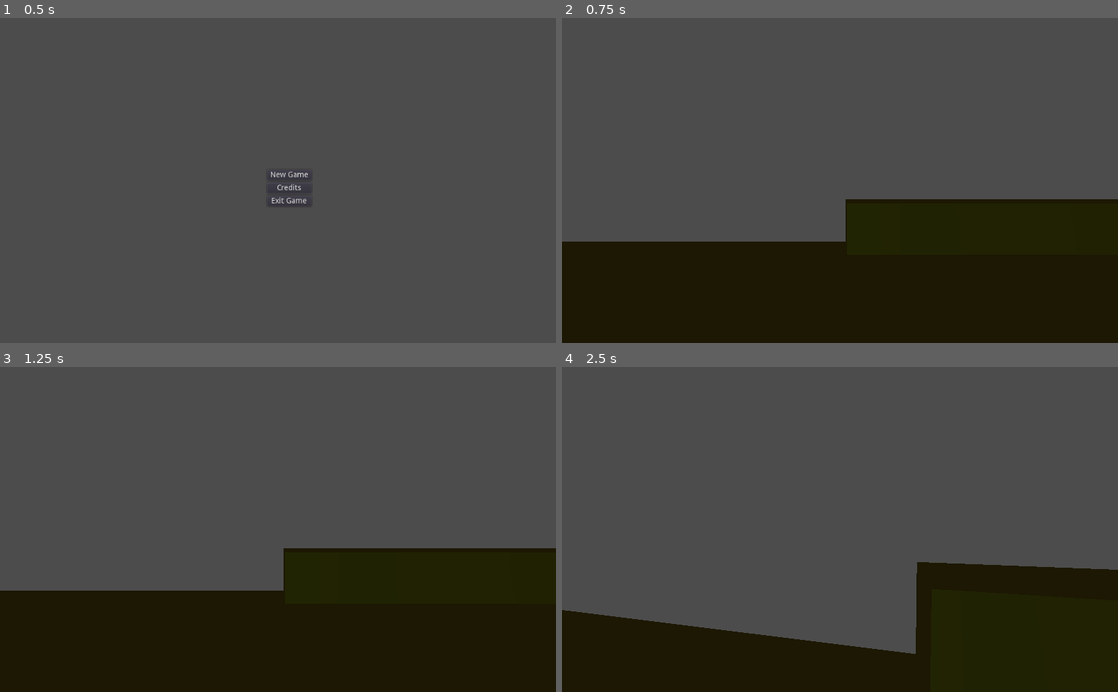
Above: before the commit, frames 1-4 (two rows, left to right).
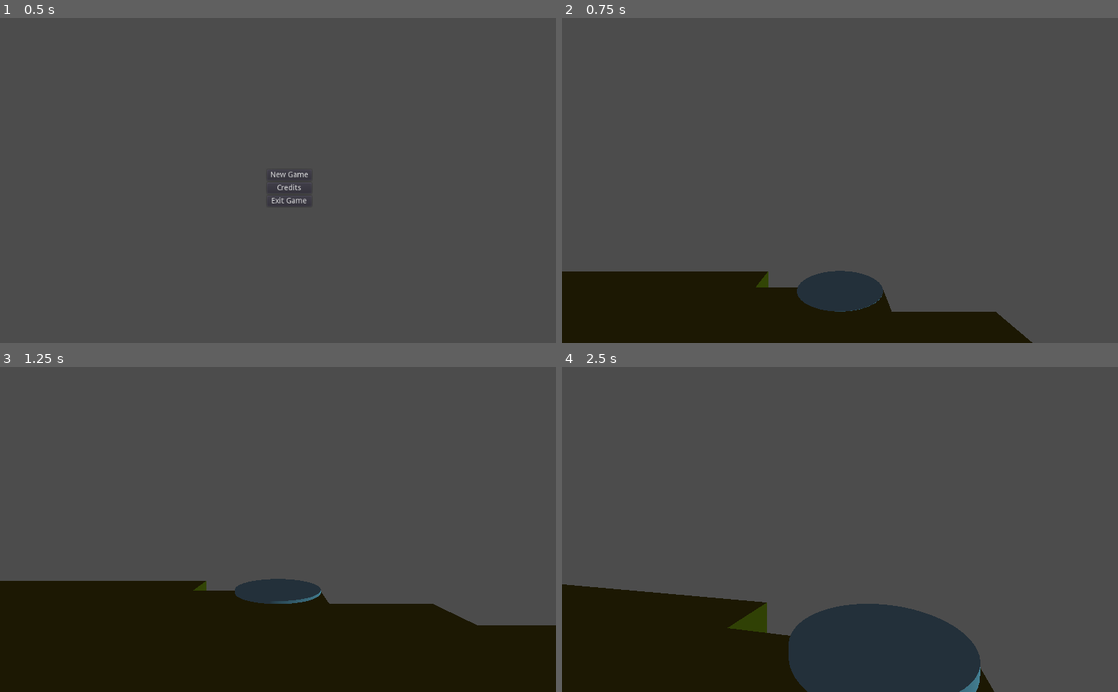
Above: after the commit, the same moments.

Repository: jolaakso/gameprojectcourse
Game: Godot game, scene res://MainMenu.tscn
Same seed, same stepped clock (60 frames per second), same inputs: the game is played once before the commit and once after it.
Inputs (mouse positions are in pixels of both pictures, inside the frame that each line leads up to):
- Up to frame 1 (0.5 s): no input
- Up to frame 2 (0.75 s): click "New Game" at 0.5 s
- Up to frame 3 (1.25 s): no input
- Up to frame 4 (2.5 s): move the mouse to (867, 529) at 1.27 s; hold E (move_forward) from 1.28 s (still down); click (867, 529) at 1.35 s; move the mouse to (812, 529) at 2.02 s; click (812, 529) at 2.1 s

Frame 1 is identical in both runs. In frame 2, 25% of the frame differs, in the area x 0-100%, y 55-100%; in frame 3, 11%; in frame 4, 23%.

Commit message:
terrain generation around player

Diff:
--- a/BlockData.gd
+++ b/BlockData.gd
@@ -10,7 +10,9 @@
 
 var blocks: PoolByteArray
 
-func _init(length = 16, width = 16, height = 16):
+var UNTOUCHED = 255
+
+func _init(length = 16, width = 16, height = 16, initial_type = 0):
 	self.length = length
 	self.width = width
 	self.height = height
@@ -22,16 +24,24 @@
 
 	# zero out in beginning
 	for i in range(blocks_amount):
-		blocks.set(i, 0)
+		blocks.set(i, initial_type)
 
 func set_block_to(type, coords: Array):
 	blocks.set(coords_to_index(coords), type)
+
+func set_block_at_index_to(type, ix: int):
+	blocks.set(ix, type)
 
 func at_index(ix: int):
 	return blocks[ix]
 
 func at_coords(x, y, z):
 	return blocks[coords_to_index([x, y, z])]
+
+func merge(diff: BlockData):
+	for i in range(blocks.size()):
+		if diff.at_index(i) != UNTOUCHED:
+			set_block_at_index_to(diff.at_index(i), i)
 
 func index_to_coords(ix: int) -> Array:
 	var x = ix % length
--- a/BlockyChunk.gd
+++ b/BlockyChunk.gd
@@ -6,20 +6,35 @@
 var height = 16
 
 var blocks: BlockData
+var blocks_diff: BlockData
 
 func _ready():
 	blocks = BlockData.new(length, width, height)
+	blocks_diff = BlockData.new(length, width, height, 255)
+	refresh_blocks()
+
+func place_block(block_type, global_loc, normal):
+	var local_coords = to_local(global_loc)
+	print_debug(local_coords)
+
+	#change_block(block_type, [local_coords.x, local_coords.y, local_coords.z])
 	refresh_blocks()
 
 func set_block(block_type, coords: Array):
 	blocks.set_block_to(block_type, coords)
+
+func change_block(block_type, coords: Array):
+	blocks.set_block_to(block_type, coords)
+	blocks_diff.set_block_to(block_type, coords)
+
+func apply_diff():
+	blocks.merge(blocks_diff)
 
 func refresh_blocks():
 	var blocks_mesher = get_node("BlocksMesher")
 	blocks_mesher.refresh_mesh(blocks)
 	var mesh = blocks_mesher.mesh
 	if mesh:
-		print("tris: " + String(mesh.get_faces().size() / 3))
 		get_node("ChunkCollision").shape = mesh.create_trimesh_shape()
 
 func coords_to_index(coords: Array) -> int:
--- a/Character.gd
+++ b/Character.gd
@@ -12,6 +12,7 @@
 func _ready():
 	acceleration = Vector3.ZERO
 	velocity = Vector3.ZERO
+	get_node("Head/RayCast").add_exception(self)
 
 func _physics_process(delta):
 	var move_dir = get_input().rotated(-rotation.y)
@@ -22,10 +23,7 @@
 	move_and_slide(velocity, Vector3.UP)
 
 func velocity_after_friction(delta):
-	var speed = velocity.length()
-	if speed != 0:
-		return velocity * max(1 - friction * delta, 0)
-	return velocity
+	return velocity * max(1 - friction * delta, 0)
 
 func movement_acceleration(delta, dir: Vector2) -> Vector3:
 	var move_global_xy = dir.normalized()
@@ -39,6 +37,9 @@
 
 func get_input():
 	var move_direction = Vector2.ZERO
+
+	if Input.is_action_just_pressed("place_block"):
+		place_block()
 
 	if Input.is_action_pressed("move_forward"):
 		move_direction += Vector2.UP
@@ -55,12 +56,20 @@
 	rotate_y(rotations / (2 * PI))
 
 func tilt_head(tilt_rotations):
-	var head = get_node("Camera")
+	var head = get_node("Head")
 	var current_rotation = head.rotation.x
 	var tilt_radians = tilt_rotations / (2 * PI)
 	var next_rotation = clamp(tilt_radians + current_rotation, -PI/3, PI/2)
 	head.rotation = Vector3(next_rotation, 0, 0)
 
+func place_block():
+	var raycast = get_node("Head/RayCast")
+	raycast.force_raycast_update()
+	if raycast.is_colliding():
+		var collider = raycast.get_collider()
+		if collider.has_method("place_block"):
+			collider.place_block(1, raycast.get_collision_point(), raycast.get_collision_normal())
+
 func _unhandled_input(event):
 	if event is InputEventMouseMotion && Input.get_mouse_mode() == Input.MOUSE_MODE_CAPTURED:
 		rotate_character(-event.relative.x * mouse_sens / 100.0)
--- a/Character.tscn
+++ b/Character.tscn
@@ -8,6 +8,8 @@
 points = PoolVector3Array( 1, 0, 0.499804, 0.995106, 0.0978857, 0.499804, 0.980031, 0.0965153, 0.673355, 0.98473, 0, 0. …(34645 unchanged characters)…
 
 [node name="Character" type="KinematicBody"]
+collision_layer = 2
+collision_mask = 3
 script = ExtResource( 1 )
 
 [node name="DisplayShape" type="MeshInstance" parent="."]
@@ -19,5 +21,12 @@
 transform = Transform( 0.3, 0, 0, 0, -1.31134e-08, -0.4, 0, 0.3, -1.74846e-08, 0, 0.6, 0 )
 shape = SubResource( 2 )
 
-[node name="Camera" type="Camera" parent="."]
+[node name="Head" type="Spatial" parent="."]
 transform = Transform( 1, 0, 0, 0, 1, 0, 0, 0, 1, 0, 1.4, 0 )
+
+[node name="RayCast" type="RayCast" parent="Head"]
+transform = Transform( 1, 0, 0, 0, -1.31134e-07, -1, 0, 3, -4.37114e-08, 0, 0, 0 )
+enabled = true
+debug_shape_thickness = 4
+
+[node name="Camera" type="Camera" parent="Head"]
--- a/ChunkGenerator.gd
+++ b/ChunkGenerator.gd
@@ -1,6 +1,10 @@
 extends Spatial
 
 var decider: BlockDecider = BlockDecider.new()
+
+func get_chunk_dimensions():
+	var chunk = get_node("BlockyChunk")
+	return [chunk.length, chunk.height, chunk.width]
 
 # Intended to be overwritten
 func get_block_type(x, y, z):
@@ -9,6 +13,9 @@
 func set_block_decider(decider: BlockDecider):
 	self.decider = decider
 
+func set_block_diff(diff: BlockData):
+	get_node("BlockyChunk").blocks_diff(diff)
+
 func generate():
 	var chunk = get_node("BlockyChunk")
 	for x in range(chunk.length):
@@ -16,4 +23,5 @@
 			for z in range(chunk.width):
 				var block_type = get_block_type(x, y, z)
 				chunk.set_block(block_type, [x, y, z])
+	chunk.apply_diff()
 	chunk.refresh_blocks()
--- a/GameEnvironment.gd
+++ b/GameEnvironment.gd
@@ -1,12 +1,9 @@
 extends WorldEnvironment
 
 func _ready():
-	var f = get_node("ChunkGenerator")
-	f.set_block_decider(NoiseDecider.new(0, 2, 0))
-	f.generate()
-	var f2 = get_node("ChunkGenerator2")
-	f2.set_block_decider(NoiseDecider.new(-16, 2, 0))
-	f2.generate()
+	var rolling_chunks = get_node("RollingChunks")
+	rolling_chunks.spawn_chunks_around(0, 0, 0, true, 2, 1, 2)
+	call_deferred("spawn_perimeter")
 	Input.set_mouse_mode(Input.MOUSE_MODE_CAPTURED)
 	if GameSave.saved_data:
 		for obj in GameSave.saved_data:
@@ -30,3 +27,7 @@
 	save_game(save_file)
 	save_file.close()
 	get_node("PauseMenu").confirm_game_saved()
+
+func spawn_perimeter():
+	var rolling_chunks = get_node("RollingChunks")
+	rolling_chunks.spawn_chunks_around(0, 0, 0)
--- a/NoiseDecider.gd
+++ b/NoiseDecider.gd
@@ -6,16 +6,15 @@
 var offset_y: int
 var offset_z: int
 
-func _init(offset_x: int = 0, offset_y: int = 0, offset_z: int = 0, random_seed: int = 0xBEEF1B01):
-	self.noise_generator = OpenSimplexNoise.new()
-	noise_generator.seed = random_seed
+func _init(offset_x: int = 0, offset_y: int = 0, offset_z: int = 0, noise_generator: OpenSimplexNoise = OpenSimplexNoise.new()):
+	self.noise_generator = noise_generator
 	self.offset_x = offset_x
 	self.offset_y = offset_y
 	self.offset_z = offset_z
 
 func get_block_type(x, y, z):
 	var column_height = noise_generator.get_noise_2d(x + offset_x, z + offset_z)
-	if y <= column_height + offset_y:
+	if y + offset_y <= column_height:
 		return 1
 	else:
 		return 0
--- /dev/null
+++ b/RollingChunks.gd
@@ -0,0 +1,82 @@
+extends Spatial
+
+var box_length = 5
+var box_height = 3
+var box_width = 5
+var generator_scene = load("res://ChunkGenerator.tscn")
+var random_noise: OpenSimplexNoise = OpenSimplexNoise.new()
+var chunk_worker: Thread = Thread.new()
+var generator_queue: Array = []
+var generator_queue_mutex: Mutex = Mutex.new()
+
+class SpiralSorter:
+	var origin
+	func _init(x, y, z):
+		origin = Vector3(x, y, z)
+	# sorts array of arrays of 3 integers so that the ones
+	# that are closer to origin are first
+	func sort_spiral(a, b):
+		# print_debug(origin)
+		# print_debug(a)
+		# print_debug(b)
+		var a_dist = Vector3(a[0], a[1], a[2]).distance_squared_to(origin)
+		var b_dist = Vector3(b[0], b[1], b[2]).distance_squared_to(origin)
+		# print_debug(a_dist)
+		# print_debug(b_dist)
+		return a_dist < b_dist
+
+func _process(_delta):
+	if !chunk_worker.is_active() && !generator_queue.empty():
+		chunk_worker.wait_to_finish()
+		chunk_worker = Thread.new()
+		chunk_worker.start(self, "process_generation")
+
+func queue_generation(generator):
+	generator_queue_mutex.lock()
+	generator_queue.append(generator)
+	generator_queue_mutex.unlock()
+
+func process_generation():
+	var generator = null
+	generator_queue_mutex.lock()
+	if !generator_queue.empty():
+		generator = generator_queue.pop_front()
+	generator_queue_mutex.unlock()
+	if generator != null:
+		generator.generate()
+		process_generation()
+
+func set_seed(noise_seed: int):
+	var noise = OpenSimplexNoise.new()
+	noise.seed = noise_seed
+	random_noise = noise
+
+func box_at(x, y, z, length = box_length, height = box_height, width = box_width):
+	var box_indices = []
+	for i in range(x - length/2, x + length/2 + 1):
+		for j in range(y - height/2, y + height/2 + 1):
+			for k in range(z - width/2, z + width/2 + 1):
+				box_indices.append([i, j, k])
+	box_indices.sort_custom(SpiralSorter.new(x, y, z), "sort_spiral")
+	return box_indices
+
+func spawn_chunks_around(x, y, z, immediate = false, length = box_length, height = box_height, width = box_width):
+	var box = box_at(x, y, z, length, height, width)
+	for chunk_location in box:
+		var generator = generator_scene.instance()
+		var chunk_dimensions = generator.get_chunk_dimensions()
+
+		var world_x = chunk_location[0] * chunk_dimensions[0]
+		var world_y = chunk_location[1] * chunk_dimensions[1]
+		var world_z = chunk_location[2] * chunk_dimensions[2]
+
+		var decider = NoiseDecider.new(world_x, world_y, world_z, random_noise)
+		generator.set_block_decider(decider)
+		add_child(generator)
+		generator.translation.x = world_x
+		generator.translation.y = world_y
+		generator.translation.z = world_z
+		if immediate:
+			generator.generate()
+		else:
+			queue_generation(generator)
--- /dev/null
+++ b/RollingChunks.tscn
@@ -0,0 +1,6 @@
+[gd_scene load_steps=2 format=2]
+
+[ext_resource path="res://RollingChunks.gd" type="Script" id=1]
+
+[node name="RollingChunks" type="Spatial"]
+script = ExtResource( 1 )
--- a/World.tscn
+++ b/World.tscn
@@ -3,8 +3,8 @@
 [ext_resource path="res://TestBlocky.gd" type="Script" id=1]
 [ext_resource path="res://PauseMenu.tscn" type="PackedScene" id=2]
 [ext_resource path="res://GameEnvironment.gd" type="Script" id=3]
-[ext_resource path="res://ChunkGenerator.tscn" type="PackedScene" id=4]
 [ext_resource path="res://Character.tscn" type="PackedScene" id=5]
+[ext_resource path="res://RollingChunks.tscn" type="PackedScene" id=6]
 
 [sub_resource type="Environment" id=3]
 background_energy = 0.71
@@ -27,16 +27,13 @@
 
 [node name="PauseMenu" parent="." instance=ExtResource( 2 )]
 
-[node name="ChunkGenerator" parent="." instance=ExtResource( 4 )]
-
-[node name="ChunkGenerator2" parent="." instance=ExtResource( 4 )]
-transform = Transform( 1, 0, 0, 0, 1, 0, 0, 0, 1, -16, 0, 0 )
-
 [node name="DirectionalLight" type="DirectionalLight" parent="."]
 transform = Transform( 0.153952, 0, 0.988078, 0, 1, 0, -0.988078, 0, 0.153952, 7.05277, 4.764, 13.4589 )
 
 [node name="Character" parent="." instance=ExtResource( 5 )]
-transform = Transform( 1, 0, 0, 0, 1, 0, 0, 0, 1, 0, 1.73674, 5.48069 )
+transform = Transform( 1, 0, 0, 0, 1, 0, 0, 0, 1, 0, 2.26317, 5.48069 )
 mouse_sens = 2.0
 
+[node name="RollingChunks" parent="." instance=ExtResource( 6 )]
+
 [connection signal="game_saved" from="PauseMenu" to="." method="_on_PauseMenu_game_saved"]
--- a/project.godot
+++ b/project.godot
@@ -80,6 +80,11 @@
 "events": [ Object(InputEventKey,"resource_local_to_scene":false,"resource_name":"","device":0,"alt":false,"shift":false,"control":false,"meta":false,"command":false,"pressed":false,"scancode":0,"physical_scancode":70,"unicode":0,"echo":false,"script":null)
  ]
 }
+place_block={
+"deadzone": 0.5,
+"events": [ Object(InputEventMouseButton,"resource_local_to_scene":false,"resource_name":"","device":0,"alt":false,"shift":false,"control":false,"meta":false,"command":false,"button_mask":0,"position":Vector2( 0, 0 ),"global_position":Vector2( 0, 0 ),"factor":1.0,"button_index":1,"pressed":false,"doubleclick":false,"script":null)
+ ]
+}
 
 [physics]
 
Not shown, changed: .mono/assemblies/Debug/GodotSharp.xml
Not shown, changed: .mono/assemblies/Debug/api_hash_cache.cfg
Not shown, added: export_presets.cfg
Not shown, changed: .mono/assemblies/Debug/GodotSharp.dll
Not shown, changed: .mono/assemblies/Debug/GodotSharp.pdb
Not shown, changed: .mono/assemblies/Debug/GodotSharpEditor.dll
Not shown, changed: .mono/assemblies/Debug/GodotSharpEditor.pdb
